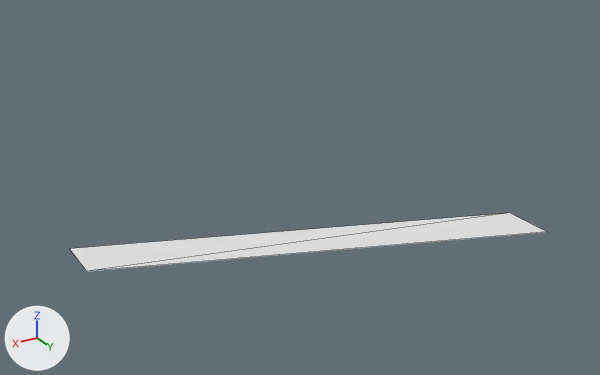
One commit to the glTF model assets/models/chunks/estepa.glb: the scene before it, then after it.
Rendered twice from a 50 mm camera at (90.9, 82.2, 56.2) aimed at (31.4, -16.9, 6.6). Lighting does not change. The marker at lower left points along +X, +Y and +Z. The first picture is the older version. Mesh edges are drawn as thin lines. Objects named as collision shapes, trigger or cutter boxes, shadow casters or lower levels of detail are left out.
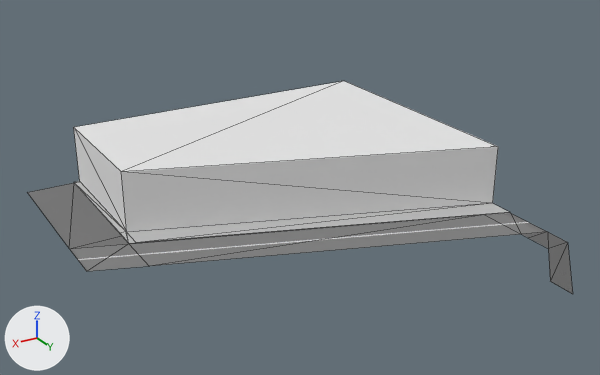
Location of each change, (x1, y1, x2, y2) in pixels of the pictures (600 x 375 px):
'Cube', added: after (74, 81, 498, 232)
'Plane', reshaped, recoloured (white to grey, 14% wider, 90% taller): before (70, 213, 547, 271); after (27, 183, 573, 294)
'Sidewalk', added: after (74, 181, 510, 244)

Edits to the bpy script that builds the scene:
```text
Add img_road_horizontal:
    img_road_horizontal = load_image('road_horizontal', '_unpacked/road_horizontal', 64, 64, 'sRGB')
Add mat_material:
    mat_material = principled_material('Material')
    mat_material.base_color = (0.133, 0.133, 0.133)  # dark grey #666666
    mat_material.roughness = 1.0
Add mat_lane:
    mat_lane = principled_material('Lane')
    mat_lane.texture = img_road_horizontal
    mat_lane.roughness = 1.0
Add mat_material_002:
    mat_material_002 = principled_material('Material.002')
    mat_material_002.base_color = (0.8, 0.8, 0.8)  # white #e7e7e7
    mat_material_002.roughness = 1.0
Add mat_sidewalk:
    mat_sidewalk = principled_material('Sidewalk')
    mat_sidewalk.base_color = (0.521, 0.521, 0.521)  # light grey #bfbfbf
    mat_sidewalk.roughness = 1.0
Change me_plane:
    used by ob_plane; location = (0.0, 0.0, 0.0)
    remove me_plane.from_pydata(...)  # 4 vertices, 2 faces; spans x 0.0..64.0, y -28.0..4.0, z 0.0
    add me_plane.from_pydata(...)  # 16 vertices, 14 faces; spans x 0.0..64.0, y -52.0..19.0, z 0.0
    me_plane part 1
    2 faces are deleted
    12 vertices are added at x 0.0..64.0, y -52.0..19.0, z 0.0
    9 new faces join them, mat_lane (picture img_road_horizontal)
    5 new faces join them, mat_material (dark grey #666666)
    add me_plane.materials.append(mat_lane)  # picture img_road_horizontal
    add me_plane.materials.append(mat_material)  # dark grey #666666
Add me_cube:
    me_cube.from_pydata([(-8.0, -40.0, 0.1), (-8.0, -40.0, 10.0), (-8.0, 4.0, 0.1), (-8.0, 4.0, 10.0), (47.0, -40.0, 0.1), (47.0, -40.0, 10.0), (47.0, -16.6, 0.1), (47.0, -16.6, 10.0)], [], [(0, 1, 3), (0, 3, 2), (2, 3, 7), (2, 7, 6), (6, 7, 5), (6, 5, 4), (7, 3, 1), (7, 1, 5)])
    me_cube.materials.append(mat_material_002)  # white #e7e7e7
Add me_plane_002:
    me_plane_002.from_pydata([(56.0, -23.0, 0.1), (56.0, -23.0, 0.0), (0.0, 2.0, 0.0), (56.0, -19.0, 0.0), (56.0, -19.0, 0.1), (55.0, -18.6, 0.0), (56.0, -46.0, 0.0), (55.0, -46.0, 0.0), (0.0, 2.0, 0.1), (0.0, -2.0, 0.1), (55.0, -18.6, 0.1), (55.0, -22.6, 0.1), (55.0, -23.0, 0.1), (56.0, -46.0, 0.1), (55.0, -46.0, 0.1)], [], [(0, 1, 3), (0, 3, 4), (6, 1, 0), (6, 0, 13), (5, 10, 4), (5, 4, 3), (9, 11, 10), (9, 10, 8), (12, 14, 13), (12, 13, 0), (5, 2, 8), (5, 8, 10), (7, 6, 13), (7, 13, 14), (12, 0, 4), (4, 10, 11), (4, 11, 12)])
    me_plane_002.materials.append(mat_sidewalk)  # light grey #bfbfbf
Add ob_cube:
    ob_cube = bpy.data.objects.new('Cube', me_cube)
    ob_cube.location = (8.0, -12.0, 0.0)
Add ob_sidewalk:
    ob_sidewalk = bpy.data.objects.new('Sidewalk', me_plane_002)
    ob_sidewalk.location = (0.0, -6.0, 0.0)
```
